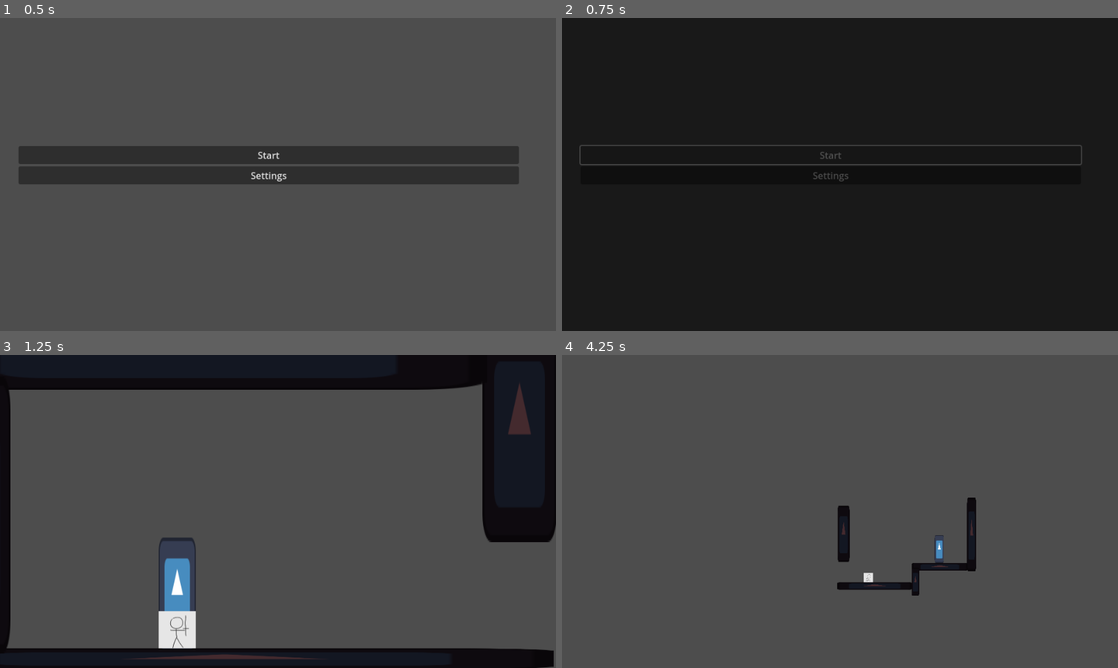
Above: before the commit, frames 1-4 (two rows, left to right).
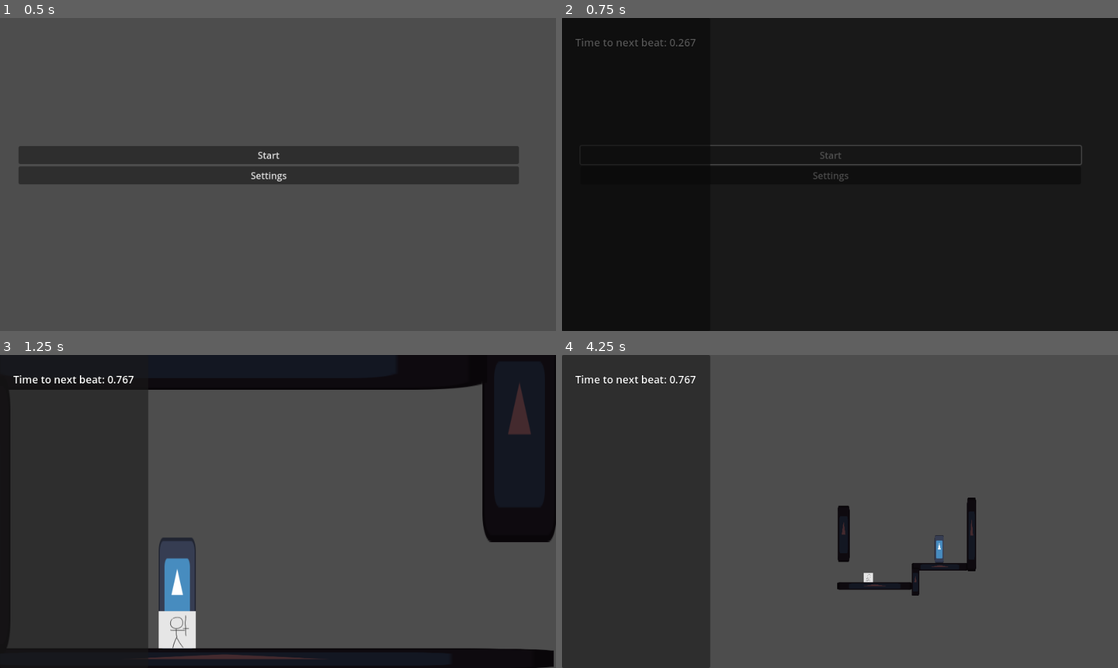
Above: after the commit, the same moments.

Repository: veggie-works/star-gazer
Game: Godot game, scene res://scenes/main.tscn
Same seed, same stepped clock (60 frames per second), same inputs: the game is played once before the commit and once after it. The engine's default icon, where the game draws it, is replaced by a stand-in: a white triangle on a blue panel in a dark square.
Inputs (mouse positions are in pixels of both pictures, inside the frame that each line leads up to):
- Up to frame 1 (0.5 s): no input
- Up to frame 2 (0.75 s): click "Start" at 0.5 s
- Up to frame 3 (1.25 s): no input
- Up to frame 4 (4.25 s): tap Enter at 1.25 s; move the mouse to (962, 495) at 1.27 s; hold Right (move_right) 1.28-2.03 s; hold Z (jump) 1.28-2.03 s; click (962, 495) at 1.42 s; move the mouse to (728, 527) at 2.02 s; hold Left (move_left) 2.03-2.78 s; tap Z (jump) at 2.1, 2.27, 2.57, 3.6, 3.77, 4.07 s; move the mouse to (895, 442) at 2.77 s; hold Z (jump) 2.78-3.53 s; hold Right (move_right) from 2.78 s (still down); move the mouse to (812, 574) at 3.52 s; click (812, 574) at 3.67 s

Frame 1 is identical in both runs. In frame 2, 0.3% of the frame differs, in the area x 2-27%, y 6-48%; in frame 3, 21%; in frame 4, 27%, in the area x 0-27%, y 0-100%.

Commit message:
Debug panel, fixed keybind saving

Diff:
--- a/project.godot
+++ b/project.godot
@@ -19,8 +19,8 @@
 
 Globals="*res://scripts/autoload/globals.gd"
 SaveManager="*res://scenes/autoload/save_manager/save_manager.tscn"
+InputManager="*res://scenes/input/input_manager.tscn"
 SceneManager="*res://scenes/autoload/scene_manager/scene_manager.tscn"
-InputManager="*res://scenes/input/input_manager.tscn"
 UIManager="*res://scenes/ui/ui_manager.tscn"
 BeatManager="*res://scenes/autoload/beat_manager/beat_manager.tscn"
 
@@ -51,6 +51,16 @@
 "events": [Object(InputEventKey,"resource_local_to_scene":false,"resource_name":"","device":-1,"window_id":0,"alt_press …(182 unchanged characters)…
 ]
 }
+attack={
+"deadzone": 0.5,
+"events": [Object(InputEventKey,"resource_local_to_scene":false,"resource_name":"","device":-1,"window_id":0,"alt_pressed":false,"shift_pressed":false,"ctrl_pressed":false,"meta_pressed":false,"pressed":false,"keycode":0,"physical_keycode":88,"key_label":0,"unicode":120,"echo":false,"script":null)
+]
+}
+dash={
+"deadzone": 0.5,
+"events": [Object(InputEventKey,"resource_local_to_scene":false,"resource_name":"","device":-1,"window_id":0,"alt_pressed":false,"shift_pressed":false,"ctrl_pressed":false,"meta_pressed":false,"pressed":false,"keycode":0,"physical_keycode":4194325,"key_label":0,"unicode":0,"echo":false,"script":null)
+]
+}
 
 [layer_names]
 
--- a/scenes/actors/grounded/player/player.tscn
+++ b/scenes/actors/grounded/player/player.tscn
@@ -9,6 +9,22 @@
 [ext_resource type="Texture2D" uid="uid://enyiaq7jeojg" path="res://art/actors/player/run3.png" id="7_ttyxk"]
 [ext_resource type="Texture2D" uid="uid://jga4ofmoqxd6" path="res://art/actors/player/run4.png" id="8_6q1s3"]
 [ext_resource type="Texture2D" uid="uid://bxcdsdwsea3h4" path="res://art/actors/player/run5.png" id="9_ui3d5"]
+
+[sub_resource type="Animation" id="Animation_dqnjo"]
+resource_name = "idle"
+loop_mode = 1
+tracks/0/type = "value"
+tracks/0/imported = false
+tracks/0/enabled = true
+tracks/0/path = NodePath("sprite:texture")
+tracks/0/interp = 1
+tracks/0/loop_wrap = true
+tracks/0/keys = {
+"times": PackedFloat32Array(0),
+"transitions": PackedFloat32Array(1),
+"update": 1,
+"values": [ExtResource("3_ib1wq")]
+}
 
 [sub_resource type="Animation" id="Animation_gb0pr"]
 resource_name = "run"
@@ -25,22 +41,6 @@
 "transitions": PackedFloat32Array(1, 1, 1, 1, 1, 1),
 "update": 1,
 "values": [ExtResource("4_y4v2v"), ExtResource("5_w02ge"), ExtResource("6_mpqb6"), ExtResource("7_ttyxk"), ExtResource("8_6q1s3"), ExtResource("9_ui3d5")]
-}
-
-[sub_resource type="Animation" id="Animation_dqnjo"]
-resource_name = "idle"
-loop_mode = 1
-tracks/0/type = "value"
-tracks/0/imported = false
-tracks/0/enabled = true
-tracks/0/path = NodePath("sprite:texture")
-tracks/0/interp = 1
-tracks/0/loop_wrap = true
-tracks/0/keys = {
-"times": PackedFloat32Array(0),
-"transitions": PackedFloat32Array(1),
-"update": 1,
-"values": [ExtResource("3_ib1wq")]
 }
 
 [sub_resource type="AnimationLibrary" id="AnimationLibrary_xiqk2"]
--- a/scenes/ui/debug_panel/debug_panel.tscn
+++ b/scenes/ui/debug_panel/debug_panel.tscn
@@ -1,4 +1,6 @@
-[gd_scene load_steps=2 format=3 uid="uid://docmkvul38axu"]
+[gd_scene load_steps=3 format=3 uid="uid://docmkvul38axu"]
+
+[ext_resource type="Script" path="res://scripts/ui/debug_panel/debug_panel.gd" id="1_0m8vm"]
 
 [sub_resource type="LabelSettings" id="LabelSettings_3u0q3"]
 font_size = 18
@@ -13,6 +15,7 @@
 offset_right = 256.0
 grow_vertical = 2
 size_flags_vertical = 3
+script = ExtResource("1_0m8vm")
 
 [node name="panel" type="Panel" parent="."]
 editor_description = "Debug panel background."
--- a/scenes/ui/ui_manager.tscn
+++ b/scenes/ui/ui_manager.tscn
@@ -1,7 +1,8 @@
-[gd_scene load_steps=4 format=3 uid="uid://c3t7i680dmac2"]
+[gd_scene load_steps=5 format=3 uid="uid://c3t7i680dmac2"]
 
 [ext_resource type="Script" path="res://scripts/ui/ui_manager.gd" id="1_0dkf0"]
 [ext_resource type="PackedScene" uid="uid://b5csifcrytegw" path="res://scenes/ui/pause_menu/pause_menu.tscn" id="3_wg14w"]
+[ext_resource type="PackedScene" uid="uid://docmkvul38axu" path="res://scenes/ui/debug_panel/debug_panel.tscn" id="4_maj2i"]
 [ext_resource type="PackedScene" uid="uid://b7efyr5igynpq" path="res://scenes/ui/fader/fader.tscn" id="4_t5kd5"]
 
 [node name="ui_manager" type="Control"]
@@ -17,7 +18,7 @@
 grow_horizontal = 2
 grow_vertical = 2
 script = ExtResource("1_0dkf0")
-ui_scenes = Array[PackedScene]([ExtResource("3_wg14w"), ExtResource("4_t5kd5")])
+ui_scenes = Array[PackedScene]([ExtResource("3_wg14w"), ExtResource("4_t5kd5"), ExtResource("4_maj2i")])
 
 [node name="ui_layer" type="CanvasLayer" parent="."]
 editor_description = "The canvas in which all user interfaces will be contained in."
--- a/scripts/actors/grounded/grounded_actor.gd
+++ b/scripts/actors/grounded/grounded_actor.gd
@@ -48,6 +48,7 @@
 func jump() -> void:
 	velocity.y = -sqrt(2 * Globals.gravity * gravity_scale * jump_height);
 
+## Jump from the actor's starting position to a target position
 func jump_to(target_position: Vector2, apex_height: float, jump_time: float) -> void:
 	var diff = target_position - global_position
 	velocity.x = diff.x / jump_time
--- a/scripts/autoload/beat_manager/beat_manager.gd
+++ b/scripts/autoload/beat_manager/beat_manager.gd
@@ -8,7 +8,7 @@
 signal beat
 
 ## The amount of time left before the next beat
-var time_left_before_beat: float:
+var time_to_next_beat: float:
 	get:
 		return beat_timer.time_left
 
--- a/scripts/autoload/save_manager/save_manager.gd
+++ b/scripts/autoload/save_manager/save_manager.gd
@@ -14,7 +14,7 @@
 var settings := Settings.new()
 
 ## The currently loaded save game data
-var save_data: SaveData
+var save_data := SaveData.new()
 
 ## The ID of the selected profile
 var selected_profile_id: int = 0
@@ -31,6 +31,7 @@
 func load_game(profile_id: int = 0) -> void:
 	selected_profile_id = profile_id
 	save_data = load_game_data()
+	print("Loaded save data")
 
 ## Load game data from disk
 func load_game_data() -> SaveData:
--- a/scripts/input/input_manager.gd
+++ b/scripts/input/input_manager.gd
@@ -4,10 +4,19 @@
 ## Reference to parent of all input actions
 @onready var input_actions: Node = $input_actions
 
+## Mappings from action names to their input actions
+var action_map: Dictionary:
+	get:
+		var map: Dictionary = {}
+		var actions = input_actions.get_children()
+		for action in actions:
+			map[action.action_name] = action
+		return map
+
 func _ready() -> void:
 	var events: Dictionary = SaveManager.settings.input_events
 	for action in InputMap.get_actions().filter(func(action): return not action.contains("ui_")):
-		if events.has(action) and events[action].any(func(event): return event.is_action(action)):
+		if events.has(action):
 			InputMap.action_erase_events(action)
 			for event in events[action]:
 				InputMap.action_add_event(action, event)
@@ -23,15 +32,6 @@
 					input_events.append(event)
 				SaveManager.settings.input_events[action] = input_events
 
-## Mappings from action names to their input actions
-var action_map: Dictionary:
-	get:
-		var map: Dictionary = {}
-		var actions = input_actions.get_children()
-		for action in actions:
-			map[action.action_name] = action
-		return map
-
 ## Check whether an input action is buffered
 func is_buffered(action_name: StringName) -> bool:
 	return action_map[action_name].is_buffered
--- a/scripts/levels/base_level.gd
+++ b/scripts/levels/base_level.gd
@@ -4,7 +4,6 @@
 func load_save_point() -> void:
 	var save_points: Array[Node] = get_tree().get_nodes_in_group("save_points")
 	for save_point in save_points:
-		if save_point is SavePoint:
-			if (save_point.global_position - SaveManager.save_data.save_position).length() <= 0.1:
-				save_point.load_save()
-				return
+		if save_point is SavePoint and (save_point.global_position - SaveManager.save_data.save_position).length() <= 0.1:
+			save_point.load_save()
+			return
--- a/scripts/levels/main_menu/main_menu.gd
+++ b/scripts/levels/main_menu/main_menu.gd
@@ -8,6 +8,8 @@
 
 func _ready() -> void:
 	UIManager.delete_ui(PauseMenu)
+	if OS.is_debug_build():
+		UIManager.delete_ui(DebugPanel)
 
 func _on_settings_button_pressed() -> void:
 	margin_container.hide()
@@ -15,6 +17,8 @@
 
 func _on_start_button_pressed() -> void:
 	UIManager.create_ui(PauseMenu, true)
+	if OS.is_debug_build():
+		UIManager.create_ui(DebugPanel)
 	SaveManager.load_game(0)
 	SceneManager.change_scene(SaveManager.save_data.save_scene)
 
--- /dev/null
+++ b/scripts/ui/debug_panel/debug_panel.gd
@@ -0,0 +1,18 @@
+## Displays debug information about the game
+class_name DebugPanel extends BaseUI
+
+@onready var label: Label = $panel/label
+
+func _process(delta) -> void:
+	update_label()
+
+## Update the label with the latest debug information
+func update_label() -> void:
+	var next_beat_time: float = get_time_to_next_beat()
+	label.text = """
+		Time to next beat: %0.3f
+	""" % \
+	[next_beat_time]
+
+func get_time_to_next_beat() -> float:
+	return BeatManager.time_to_next_beat
